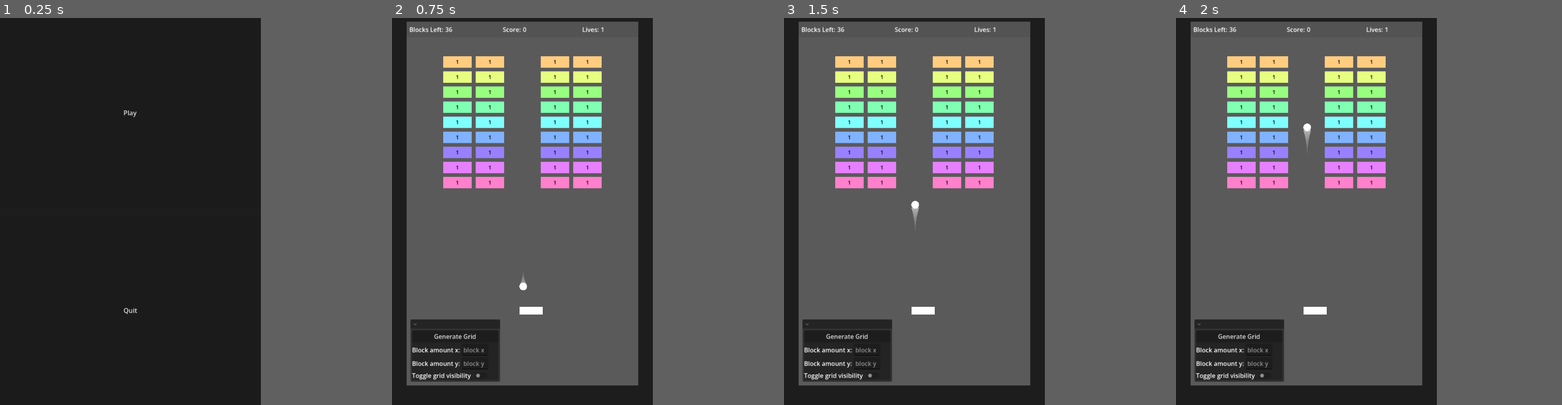
Above: before the commit, frames 1-4 (left to right).
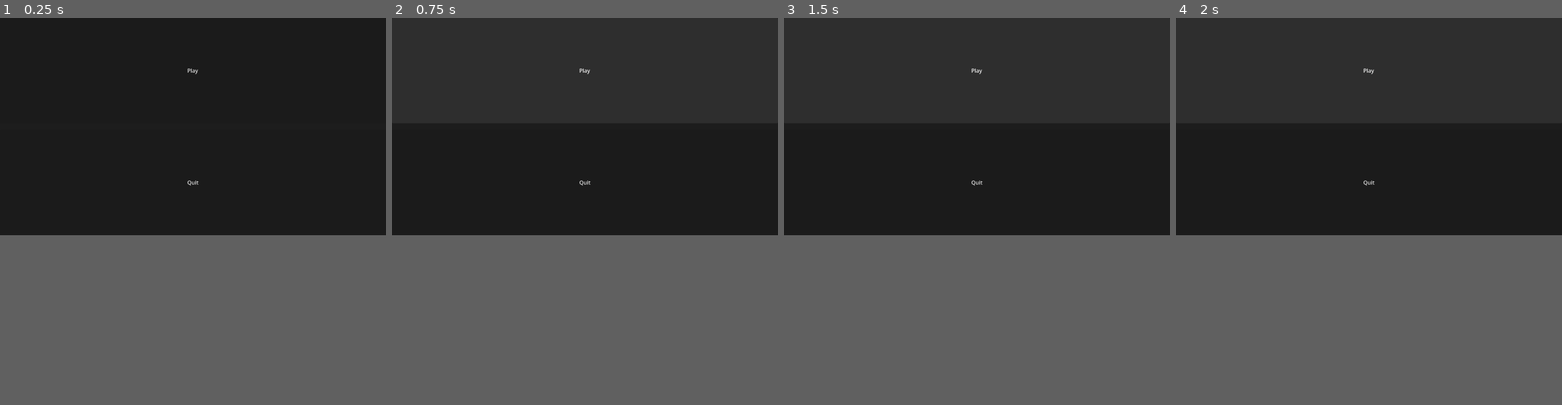
Above: after the commit, the same moments.

Repository: ProudFridge/Breakout
Game: Godot game, scene res://scenes/main_menu/main_menu.tscn
The game is run twice, just before and just after one commit, with the same random seed, the same clock (stepped at 60 frames per second) and the same inputs. Before the commit the project starts from res://scenes/game/game.tscn. Sound files missing from this copy of the repository are replaced by a short silence.
Inputs (mouse positions are in pixels of both pictures, inside the frame that each line leads up to):
- Up to frame 1 (0.25 s): no input
- Up to frame 2 (0.75 s): click "Play" at 0.5 s
- Up to frame 3 (1.5 s): click (915, 110) at 1.25 s, where only the run after the commit has a clickable "Play"
- Up to frame 4 (2 s): no input
In our replay, the window is 540x800 before the commit and 799x449 after it. These sizes can differ from the game's own. Grey fills any space a smaller window leaves; there, only what the larger window draws over its background counts as a difference.

The runs differ from the first frame. In frame 1, less than 0.1% of the frame differs, in the area x 32-52%, y 13-77%; in frame 2, 43%, in the area x 0-68%, y 1-100%; in frame 3, 43%; in frame 4, 43%.

Commit message:
Replace the panel used for the game backgroudn with a ColorRect

Diff:
--- a/levels.json
+++ b/levels.json
@@ -4,7 +4,7 @@
 			"title": "original",
 			"blockGrid": [
 				["0","0","0","0","0","0","0"],
-				["0","1","1","0","1","1","0"],
+				["0","1","1","1","1","1","0"],
 				["0","1","1","0","1","1","0"],
 				["0","1","1","0","1","1","0"],
 				["0","1","1","0","1","1","0"],
--- a/project.godot
+++ b/project.godot
@@ -12,7 +12,7 @@
 
 config/name="Breakout"
 config/tags=PackedStringArray("2d")
-run/main_scene="uid://y3x56jmdcxqq"
+run/main_scene="uid://0ow0ritn1su"
 config/features=PackedStringArray("4.7", "Forward Plus")
 config/icon="uid://ccpe11f3ap40g"
 
@@ -28,8 +28,7 @@
 
 [display]
 
-window/size/viewport_width=642
-window/size/viewport_height=950
+window/size/mode=3
 
 [editor_plugins]
 
--- a/scenes/arena/arena.gd
+++ b/scenes/arena/arena.gd
@@ -1,16 +1,20 @@
 extends Node2D
 
+# TODO: Replace the following nodes with a single node
 @onready var left_wall: CollisionShape2D = $WorldBoundary/Walls/LeftWall
 @onready var right_wall: CollisionShape2D = $WorldBoundary/Walls/RightWall
 @onready var bottom_wall: CollisionShape2D = $WorldBoundary/BottomWall/BottomWall
 @onready var top_wall: CollisionShape2D = $WorldBoundary/Walls/TopWall
+
 @onready var block_manager: BlockManager = $BlockManager
 @onready var game_manager: GameManager = $GameManager
-@onready var panel: Panel = $Background/Panel
+@onready var panel: ColorRect = $Background/Panel
 @onready var ui: Control = $UI
 @onready var header: Panel = $UI/Header
 @onready var camera: Camera2D = $Camera2D
 @onready var lost_screen: Panel = $UI/LostScreen
+@onready var paddle: CharacterBody2D = $Paddle
+@onready var ball: Ball = $Ball
 
 @export var gameAreaSize: Vector2 = Vector2(900, 900)
 @onready var blockAreaSize: Vector2 = Vector2(gameAreaSize.x, 400)
@@ -22,15 +26,18 @@
 
 # Called when the node enters the scene tree for the first time.
 func _ready() -> void:
-	print(gameAreaSize)
-	print(blockAreaSize)
+	print("GameAreaSize: ", gameAreaSize)
+	print("BlockAreaSize: ", blockAreaSize)
 
 	# Load levels
 	LevelManager.load_levels()
 	print(LevelManager.grid)
 
-	# Center camera
+	# Center camera, paddle and ball
 	camera.position = gameAreaSize / 2
+	paddle.position = Vector2(gameAreaSize.x / 2, 700)
+	ball.position = Vector2(gameAreaSize.x / 2, 570)
+
 
 	# Makes the ui only fit in the game area
 	ui.size = gameAreaSize
@@ -43,6 +50,7 @@
 
 	header.position.y = -header.size.y
 	panel.size = gameAreaSize
+
 	if LevelManager.grid.is_empty():
 		print("EMPTYYY")
 	else:
--- a/scenes/arena/arena.tscn
+++ b/scenes/arena/arena.tscn
@@ -10,9 +10,6 @@
 [ext_resource type="Script" uid="uid://blvoilddcboll" path="res://scenes/arena/lives_left.gd" id="7_u52cf"]
 [ext_resource type="Script" uid="uid://c0jjhek854oit" path="res://scenes/arena/restart_button.gd" id="9_6w4xk"]
 
-[sub_resource type="StyleBoxFlat" id="StyleBoxFlat_fv88w"]
-bg_color = Color(0.35531357, 0.35531357, 0.35531345, 1)
-
 [sub_resource type="WorldBoundaryShape2D" id="WorldBoundaryShape2D_5tue2"]
 
 [sub_resource type="WorldBoundaryShape2D" id="WorldBoundaryShape2D_aj7ud"]
@@ -41,14 +38,9 @@
 offset_right = 650.0
 offset_bottom = 909.0
 
-[node name="Panel" type="Panel" parent="Background" unique_id=662623244]
-layout_mode = 1
-anchors_preset = 15
-anchor_right = 1.0
-anchor_bottom = 1.0
-grow_horizontal = 2
-grow_vertical = 2
-theme_override_styles/panel = SubResource("StyleBoxFlat_fv88w")
+[node name="Panel" type="ColorRect" parent="Background" unique_id=291097030]
+layout_mode = 1
+color = Color(0.46229059, 0.46229059, 0.46229059, 1)
 
 [node name="GameManager" parent="." unique_id=2062060914 node_paths=PackedStringArray("ball") instance=ExtResource("1_u52cf")]
 ball = NodePath("../Ball")
--- a/scenes/ball/ball.gd
+++ b/scenes/ball/ball.gd
@@ -28,7 +28,7 @@
 		velocity = velocity.bounce(collision.get_normal())
 
 		if body.is_in_group("BottomWall"):
-			die()
+			reset_ball()
 			died.emit()
 		else:
 			AudioManager.play_sound("bounce")
@@ -43,8 +43,8 @@
 func delete() -> void:
 	queue_free()
 
-# Resets the ball's position
-func die() -> void:
+## Resets the ball's position and clears the trail
+func reset_ball() -> void:
 	position = initial_position
 	$TrailComponent.clear()
 	velocity = Vector2.ZERO
--- a/scenes/game/game.tscn
+++ /dev/null
@@ -1,7 +0,0 @@
-[gd_scene format=3 uid="uid://y3x56jmdcxqq"]
-
-[ext_resource type="PackedScene" uid="uid://0ow0ritn1su" path="res://scenes/main_menu/main_menu.tscn" id="1_sul5r"]
-
-[node name="Game" type="Node" unique_id=39816101]
-
-[node name="MainMenu" parent="." unique_id=740092537 instance=ExtResource("1_sul5r")]
--- a/scenes/managers/game_manager/game_manager.gd
+++ b/scenes/managers/game_manager/game_manager.gd
@@ -2,7 +2,7 @@
 class_name GameManager
 ## Stores lives left and handle's ball respawn
 
-@export var lives: int = 1
+@export var lives: int = 3
 @export var ball: Ball
 
 @onready var respawn_timer: Timer = $RespawnTimer
@@ -15,9 +15,10 @@
 # Called when the node enters the scene tree for the first time.
 func _ready() -> void:
 	respawn_timer.timeout.connect(_on_timer_timeout)
+	ball.died.connect(_on_ball_died)
+
 	if ball == null:
 		push_error("Ball slot cannot be empty")
-	ball.died.connect(_on_ball_died)
 
 func _on_ball_died() -> void:
 	lives -= 1
@@ -27,7 +28,6 @@
 	else:
 		life_changed.emit(lives)
 		respawn_timer.start()
-		ball.die()
 
 func _on_timer_timeout() -> void:
 	ball.respawn()
--- a/scenes/singletons/SwitcherSingleton/switcher_singleton.gd
+++ b/scenes/singletons/SwitcherSingleton/switcher_singleton.gd
@@ -2,23 +2,35 @@
 # Works by deleted a scene and instancing a new one
 # Code taken and adapted from https://docs.godotengine.org/en/stable/tutorials/scripting/singletons_autoload.html
 extends Node
+
+var current_scene: Node = null
+
+func _ready() -> void:
+	var root: Window = get_tree().root
+	# Using a negative index counts from the end, so this gets the last child node of `root`.
+	current_scene = root.get_child(-1)
+	print(current_scene.name)
+
 
 ## Deletes the sourceScene and instances the targetScene
 func switch_from_to(sourceScene: Node, targetScene: String) -> void:
 	# Defer the load to a later time, when we can be sure that no code from the current scene is running
 	deferred_switch_to.call_deferred(sourceScene, targetScene)
 
-func deferred_switch_to(sourceScene: Node, targetScene: String) -> void:
-	# Remove the current scene.
-	sourceScene.free()
+func deferred_switch_to(targetScene: String) -> void:
+	# It is now safe to remove the current scene.
+	current_scene.free()
 
 	# Load the new scene.
-	var scene: PackedScene = ResourceLoader.load(targetScene)
+	var s: PackedScene = ResourceLoader.load(targetScene)
 
 	# Instance the new scene.
-	var instantiatedScene: Node = scene.instantiate()
+	current_scene = s.instantiate()
 
-	# Add it to the active scene, as child of the curretn scene(game).
-	get_tree().current_scene.add_child(instantiatedScene)
+	print("Scene switched to: ", current_scene.name)
 
-	print("Scene switched to: ", instantiatedScene.name)
+	# Add it to the active scene, as child of root.
+	get_tree().root.add_child(current_scene)
+
+	# Optionally, to make it compatible with the SceneTree.change_scene_to_file() API.
+	get_tree().current_scene = current_scene
Not shown, changed: .gitignore
Not shown, changed: TODO.md
